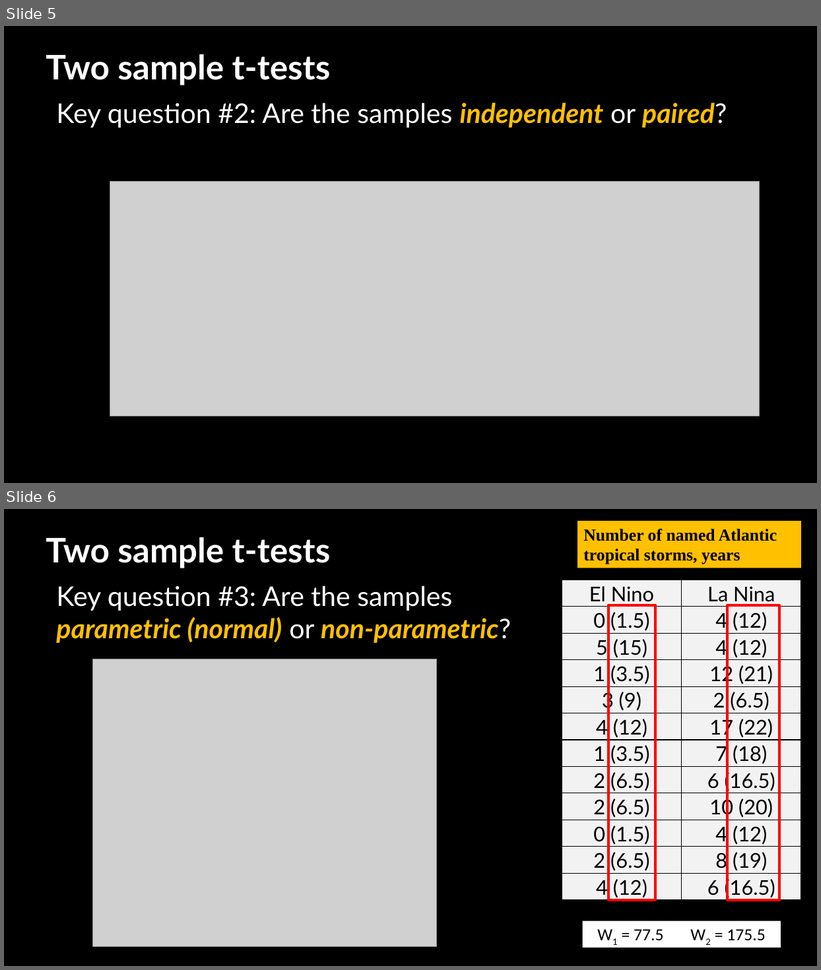
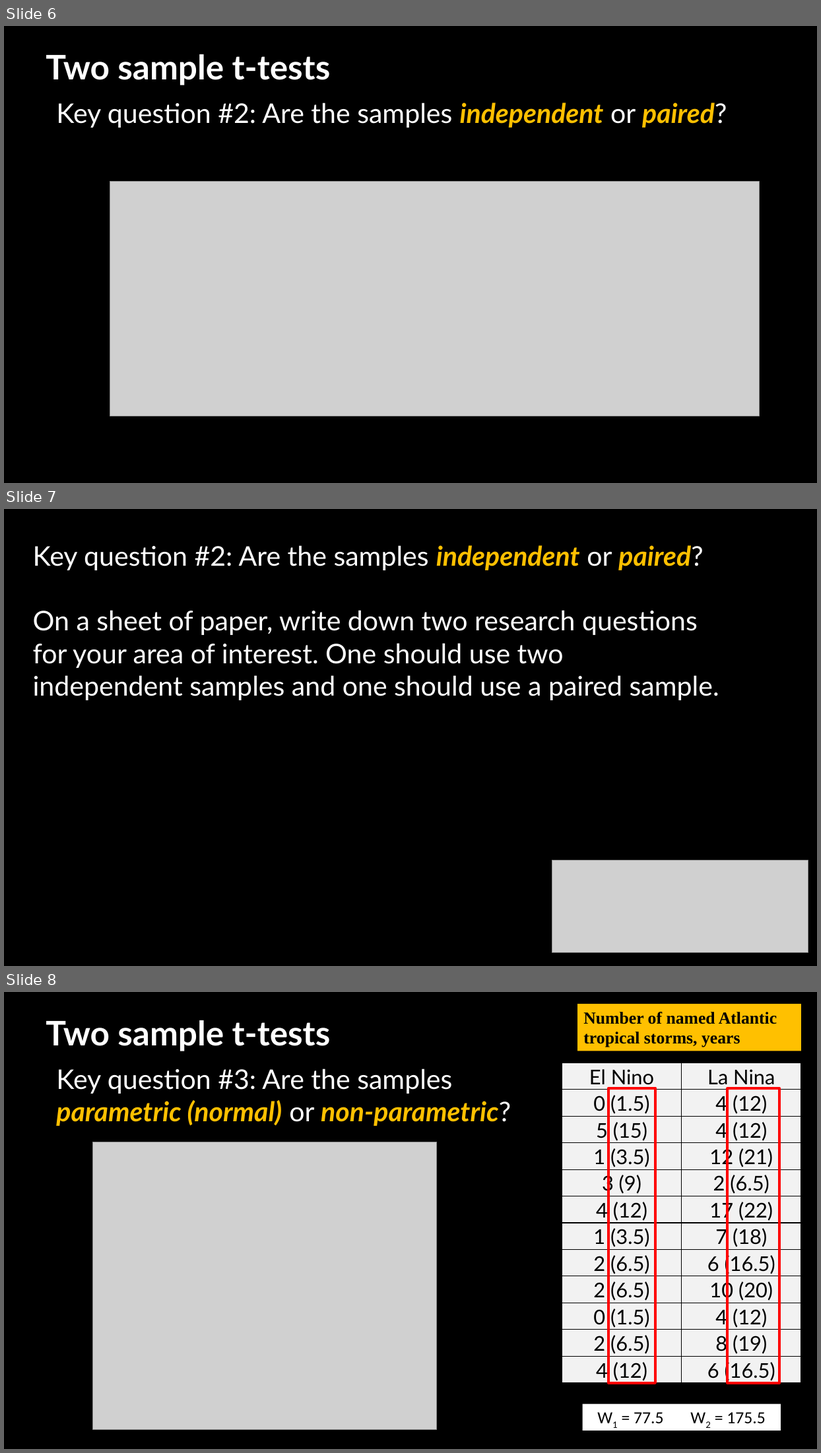
Before and after one commit to jshannon75/geog4300, a slide deck: in_class_slides/geog4300_W09-1 Chi square normality non-parametric.pptx. Shown one above the other, each under a label of ours: slides 5 and 6 before the commit, slides 6, 7 and 8 after it. The pictures are 821x970 and 821x1453 pixels, drawn with LibreOffice and Linux fonts; fonts in the diff are those of the drawing; grey boxes stand for pictures; background and template pictures are left out. Boxes give left, top, right and bottom in pixels: in the first picture for what was removed or moved away, otherwise in the second. Text is boxed around its words. In the diff, an @@ line names an element or a change of style, - is before the commit and + after.

```diff
--- a/in_class_slides/geog4300_W09-1 Chi square normality non-parametric.pptx
+++ b/in_class_slides/geog4300_W09-1 Chi square normality non-parametric.pptx
@@ slide 7 added at (x1=4, y1=509, x2=817, y2=966), background picture (left out) @@
@@ text added at (x1=33, y1=545, x2=719, y2=700), 32 pt, text #FFFFFF @@
+Key question #2: Are the samples independent or paired?
+On a sheet of paper, write down two research questions for your area of interest. One should use two independent samples and one should use a paired sample.
@@ picture added at (x1=552, y1=860, x2=809, y2=953) @@
@@ what was slide 5 is now slide 6 @@
@@ what was slide 6 is now slide 8 @@
```
Also in this commit, not shown: 1 other slide added.
